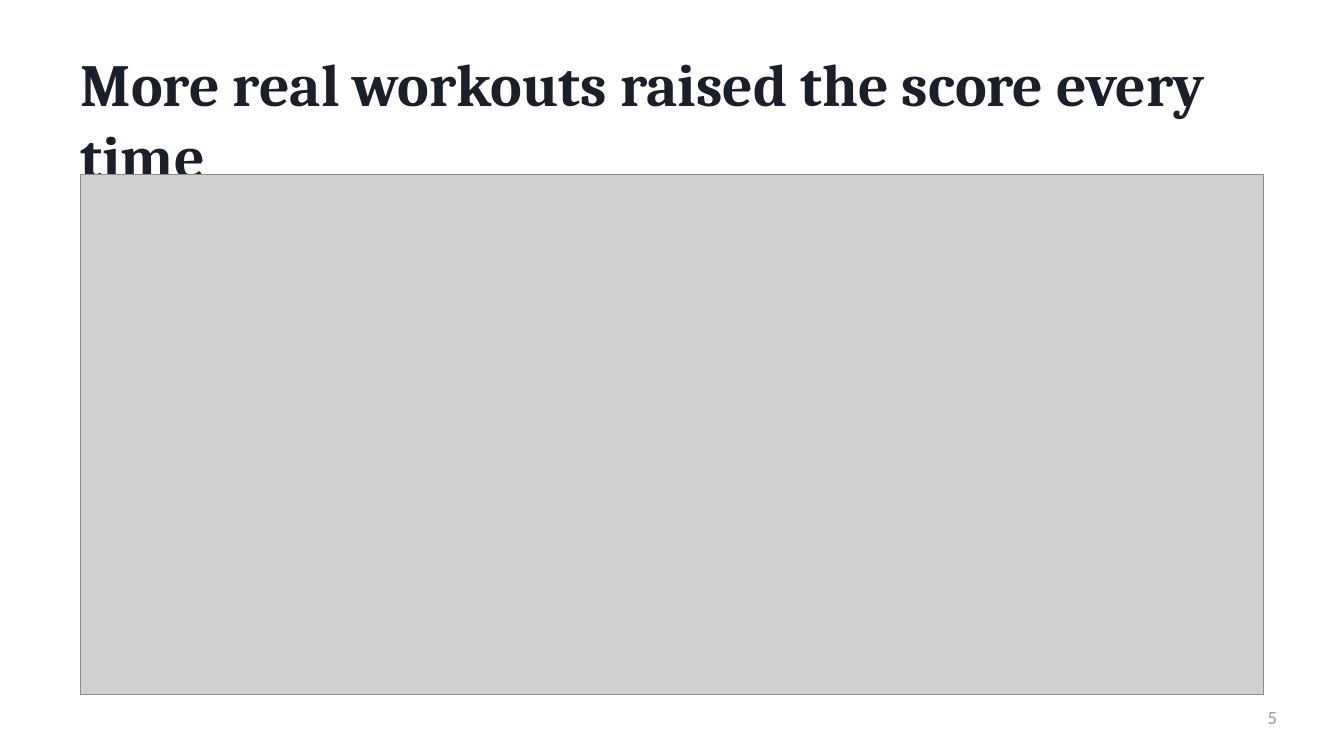
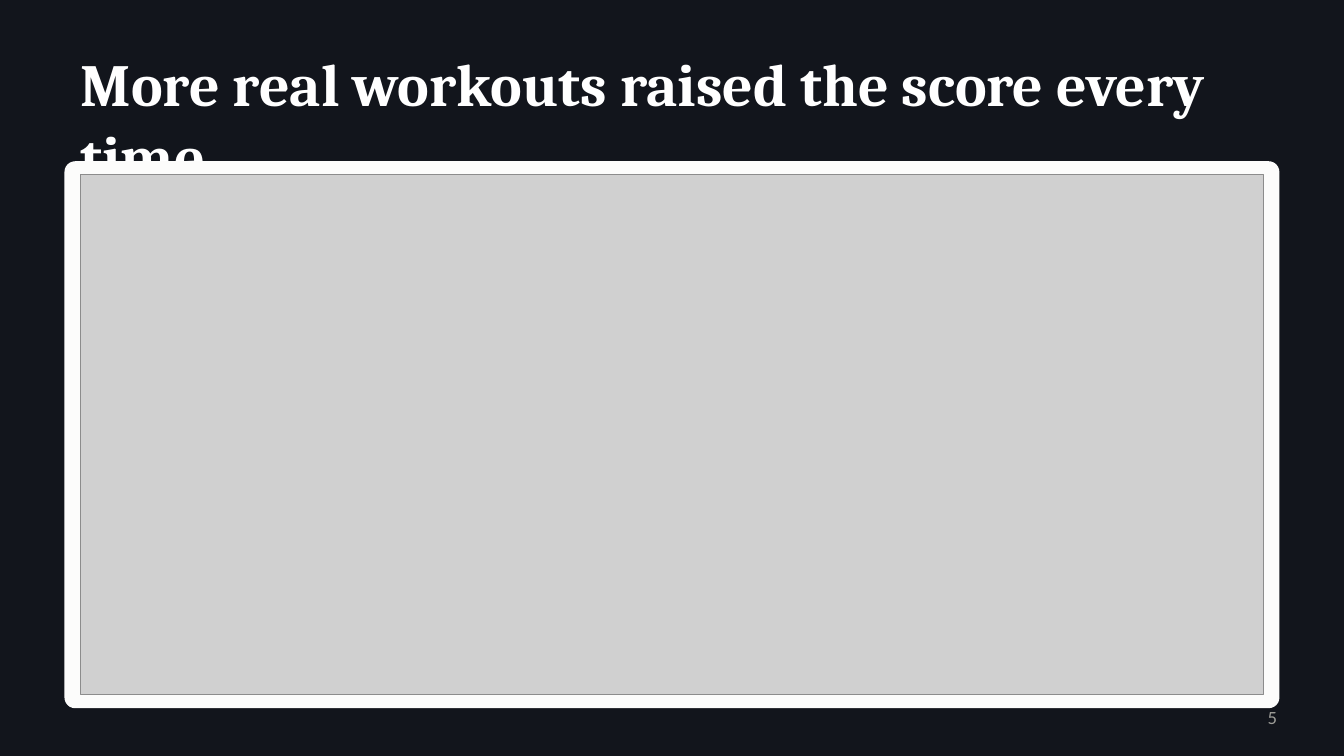
Before and after one commit to bariscelikk1/cALorie, a slide deck: slide 5 of ml/artifacts/final_model_v2/cALorie_final_presentation.pptx. Drawn at 1344x756 pixels with LibreOffice and Linux fonts; fonts in the diff are those of the drawing; grey boxes stand for pictures. Boxes give left, top, right and bottom in pixels: in the first picture for what was removed or moved away, otherwise in the second. Text is boxed around its words. In the diff, an @@ line names an element or a change of style, - is before the commit and + after.

```diff
--- a/ml/artifacts/final_model_v2/cALorie_final_presentation.pptx
+++ b/ml/artifacts/final_model_v2/cALorie_final_presentation.pptx
@@ background #FFFFFF to #12151C @@
@@ title "More real workouts raised the ..." at <box>81,64,1205,175</box>: text colour #1B1F2A to #FFFFFF @@
@@ rounded rectangle added at <box>65,161,1279,708</box>, fill #FCFCFB @@
```
Also in this commit, not shown: 9 other slides changed, 7 other files.
